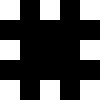
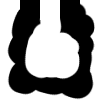
Before/after of a 100 × 100 layered artwork. What changed in the layer stack:
hid "5" over [0, 3, 100, 100]
added layer "1 copy #1" above "1 copy" over [7, 3, 95, 100]
